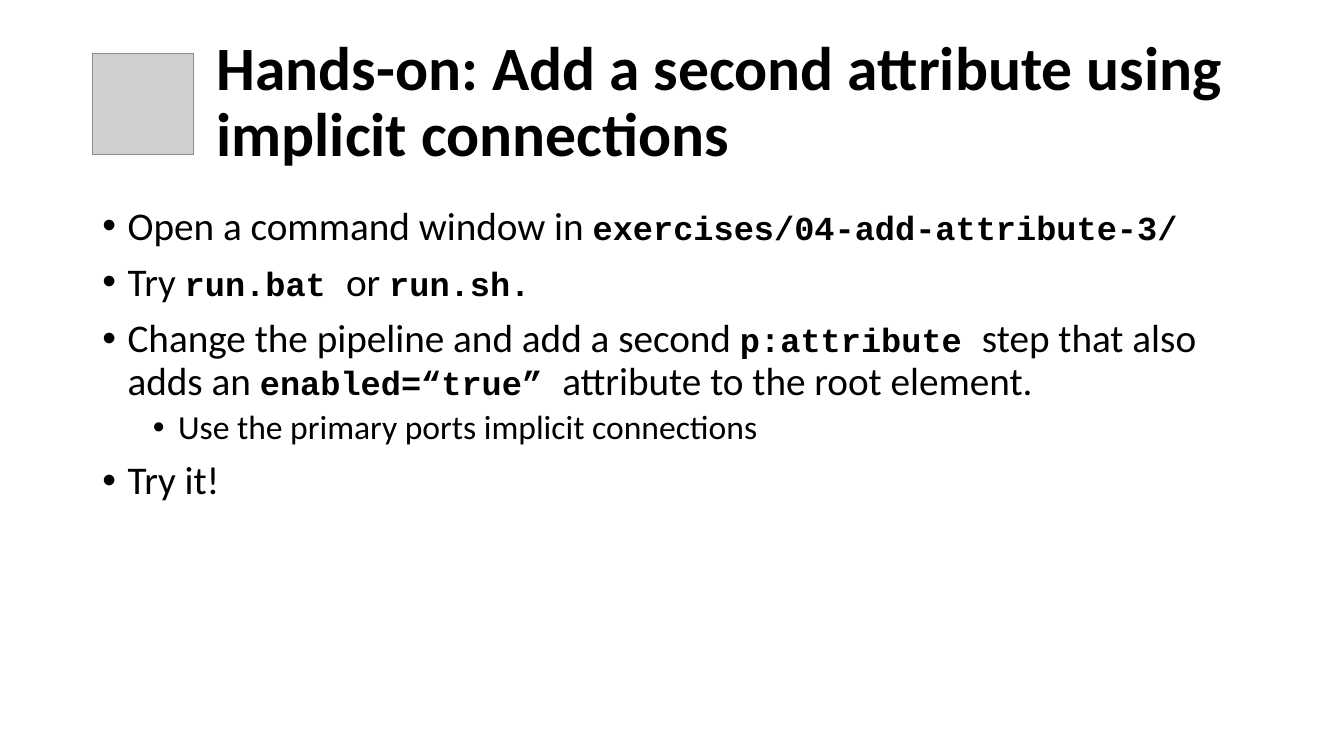
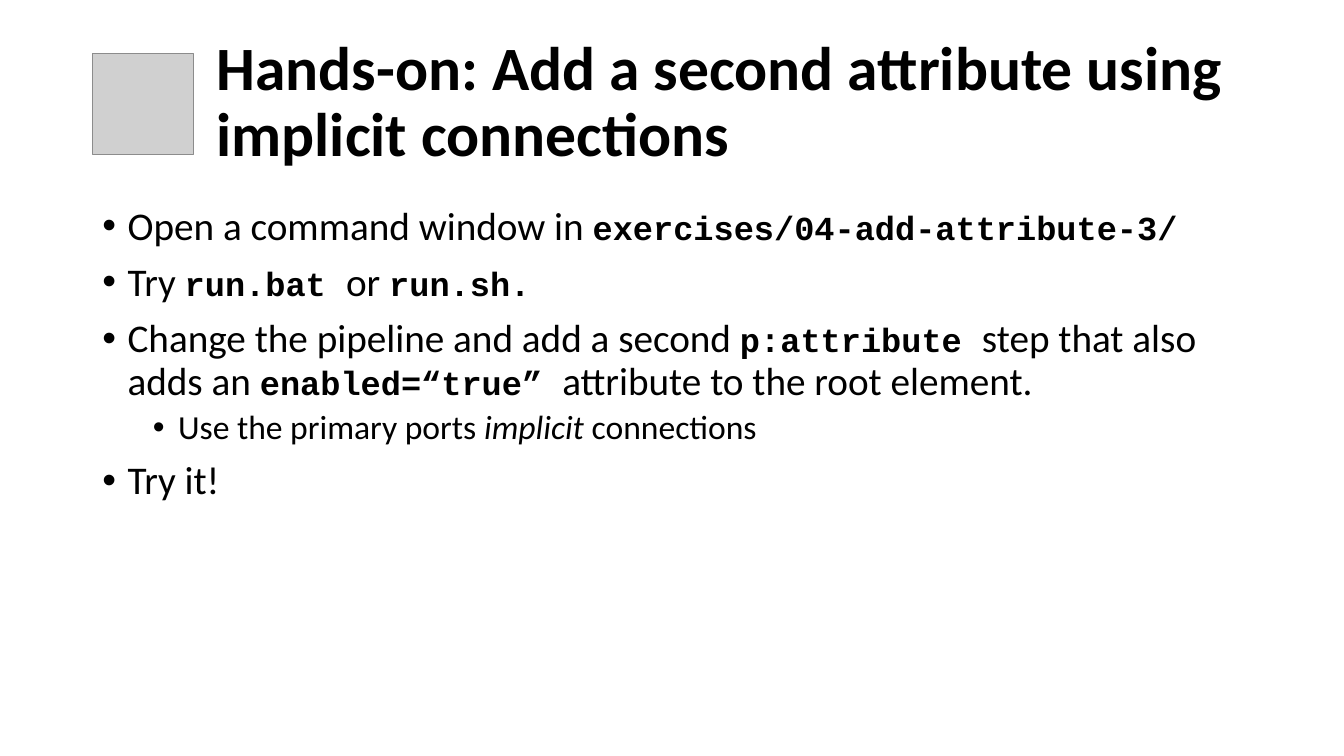
Before and after one commit to svanteschubert/DocEng-2019-XProc, a slide deck: slide 26 of presentation/Introduction to XProc 3.0.pptx. Drawn at 1344x756 pixels with LibreOffice and Linux fonts; fonts in the diff are those of the drawing; grey boxes stand for pictures; background and template pictures are left out. Boxes give left, top, right and bottom in pixels: in the first picture for what was removed or moved away, otherwise in the second. Text is boxed around its words. In the diff, an @@ line names an element or a change of style, - is before the commit and + after.

```diff
--- a/presentation/Introduction to XProc 3.0.pptx
+++ b/presentation/Introduction to XProc 3.0.pptx
@@ text at <box>178,415,757,445</box>: italic on in "implicit" @@
```
Also in this commit, not shown: 9 other slides changed, 2 slides added, 1 other file.
